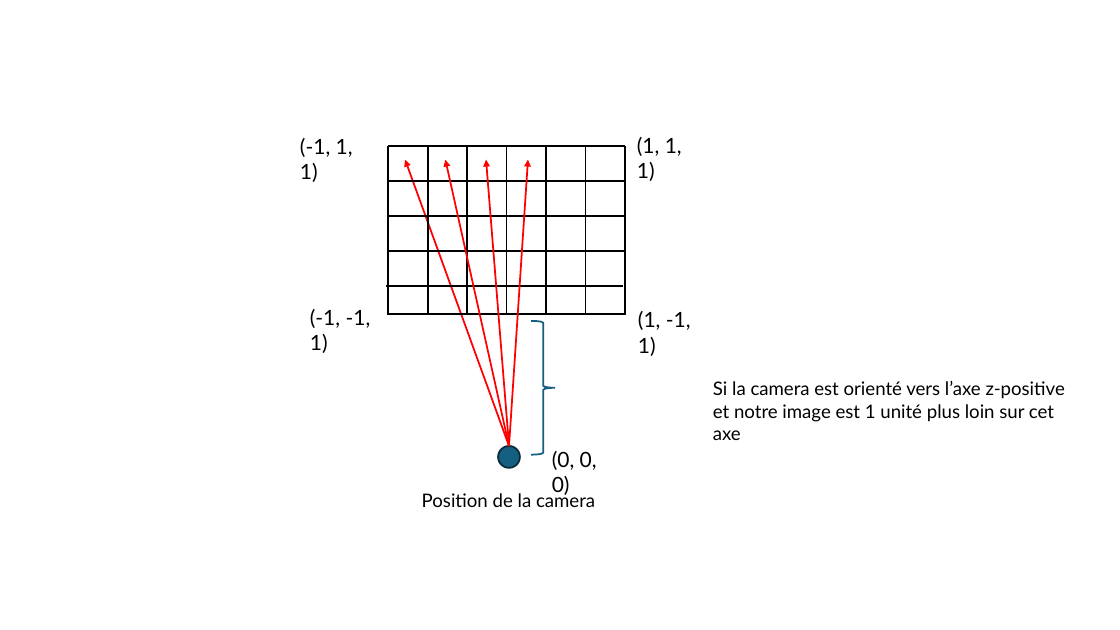
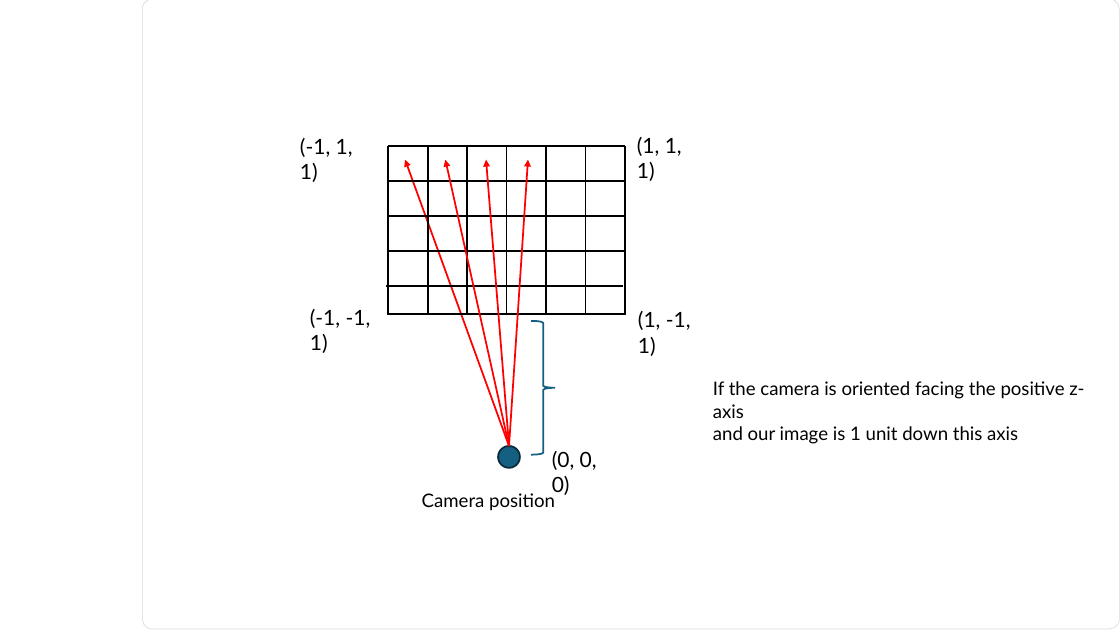
Before and after one commit to glassworks/course-raytracer-en, a slide deck: slide 6 of src/diagrams.pptx. Drawn at 1120x630 pixels with LibreOffice and Linux fonts; fonts in the diff are those of the drawing. Boxes give left, top, right and bottom in pixels: in the first picture for what was removed or moved away, otherwise in the second. Text is boxed around its words. In the diff, an @@ line names an element or a change of style, - is before the commit and + after.

```diff
--- a/src/diagrams.pptx
+++ b/src/diagrams.pptx
@@ rounded rectangle added at box(143, 0, 1120, 629), fill #FFFFFF, outline #D9D9D9 0.5 pt @@
@@ text at box(713, 381, 1084, 444): text changed @@
-Si la camera est orienté vers l’axe z-positive
-et notre image est 1 unité plus loin sur cet axe
+If the camera is oriented facing the positive z-axis
+and our image is 1 unit down this axis
@@ text at box(422, 493, 555, 511): text changed @@
-Position de la camera
+Camera position
```
Also in this commit, not shown: 14 other slides changed, 1 slide added, 1 slide removed, 27 other files.
